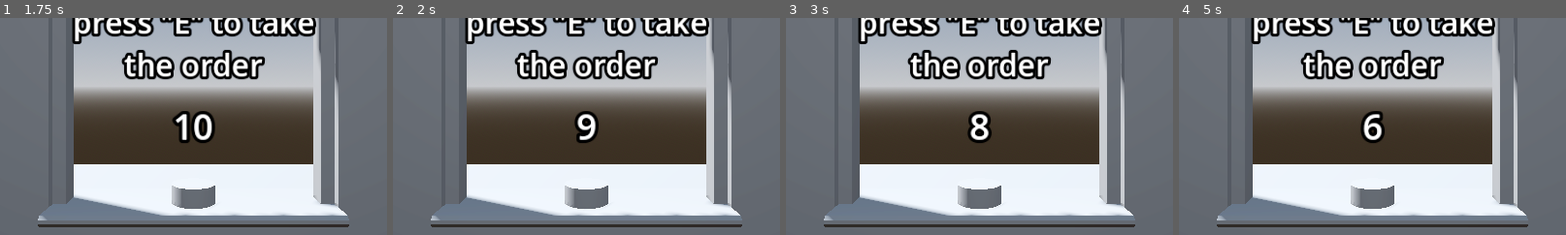
Above: before the commit, frames 1-4 (left to right).
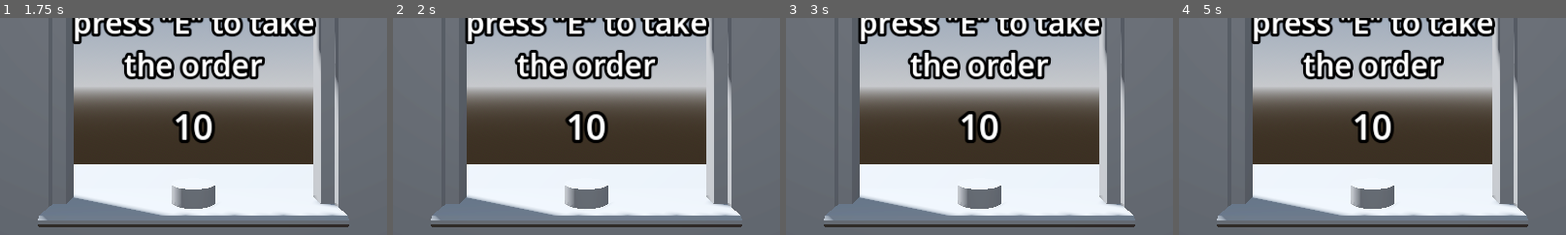
Above: after the commit, the same moments.

Repository: yenaing-oo/Cooked-CSSA-GameJam-2024
Game: Godot game, scene res://Order-Window.tscn
The game is run twice, just before and just after one commit, with the same random seed, the same clock (stepped at 60 frames per second) and the same inputs.
Inputs:
- Up to frame 1 (1.75 s): tap Enter at 0.5 s; hold E 0.53-1.28 s; tap Space at 1.25 s; tap E at 1.35 s
- Up to frame 2 (2 s): no input
- Up to frame 3 (3 s): hold E 2.03-2.78 s; tap Enter at 2.75 s; tap E at 2.85 s
- Up to frame 4 (5 s): tap Space at 3.5 s; hold E 3.53-4.28 s; tap Enter at 4.25 s; tap E at 4.35 s
The pictures show only the part of the screen within x 25-75%, y 34-84%; the shares and areas given below are measured in that part.

Frame 1 is identical in both runs. In frame 2, 1.2% of the frame differs, in the area x 44-56%, y 42-58%; in frame 3, 1.2%; in frame 4, 1.2%.

Commit message:
Detect keypress function
Resets timer on keypress to prevent rating from decreasing,
FUTURE TODO:  need to update the passing an new order when this key is pressed

Diff:
--- a/order_window.gd
+++ b/order_window.gd
@@ -13,6 +13,7 @@
 func _ready() -> void:
 	$Timer.start()
 	print("Rating: " + str(currRating))
+	set_process_input(true)
 
 
 
@@ -23,3 +24,8 @@
 		currRating = currRating-1
 		print("Rating: " + str(currRating))
 		time = TAKE_ORDER_TIMER
+
+#checking key press to take order
+func _input(event: InputEvent) -> void:
+	if(Input.is_key_pressed(KEY_E)):
+		time = TAKE_ORDER_TIMER
